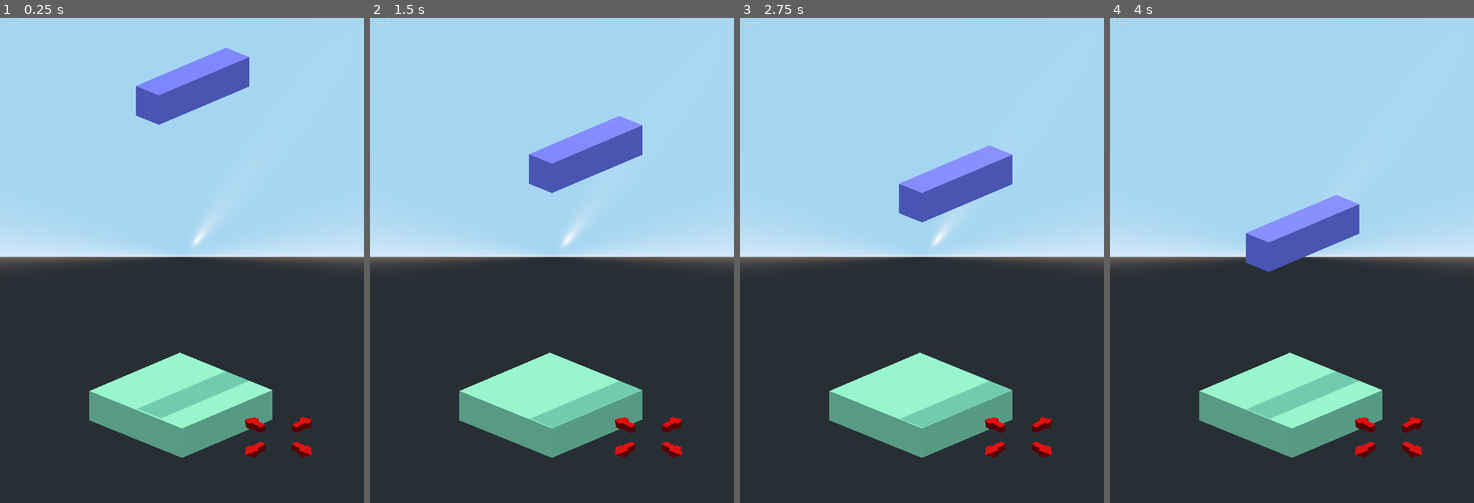
Above: before the commit, frames 1-4 (left to right).
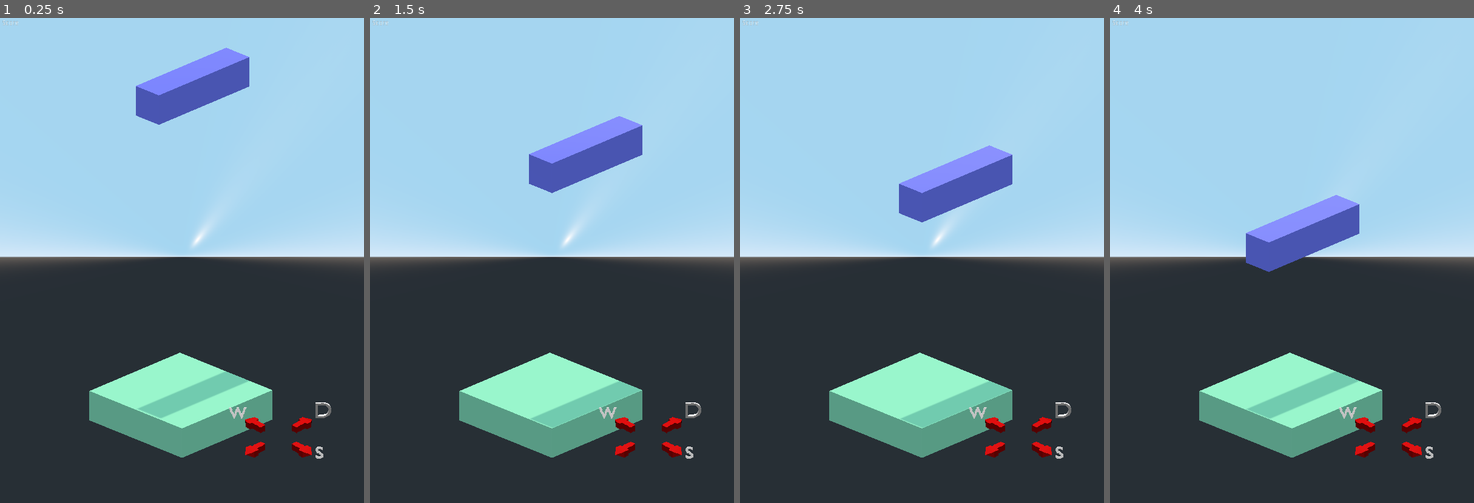
Above: after the commit, the same moments.

Repository: minifigmaster125/3DTetris
Game: Godot game, scene res://Main.tscn
Same seed, same stepped clock (60 frames per second), same inputs: the game is played once before the commit and once after it.
Inputs (mouse positions are in pixels of both pictures, inside the frame that each line leads up to):
- Up to frame 1 (0.25 s): no input
- Up to frame 2 (1.5 s): tap Enter at 0.5 s; move the mouse to (632, 236) at 0.52 s; hold D (right) 0.53-1.28 s; tap Space at 1.25 s; move the mouse to (479, 284) at 1.27 s; hold S (down) from 1.28 s (still down)
- Up to frame 3 (2.75 s): tap Enter at 2 s; move the mouse to (958, 153) at 2.02 s; release S (down) at 2.03 s; hold D (right) from 2.03 s (still down)
- Up to frame 4 (4 s): tap Space at 2.75 s; move the mouse to (1273, 357) at 2.77 s; release D (right) at 2.78 s; hold W (up) 2.78-3.53 s; tap Enter at 3.5 s; move the mouse to (1401, 333) at 3.52 s; hold A (left) from 3.53 s (still down)

The runs differ from the first frame. In frame 1, 0.2% of the frame differs, in the area x 62-91%, y 79-91%; in frame 2, 0.2%; in frame 3, 0.2%; in frame 4, 0.2%.

Commit message:
letters are coming together decently

Diff:
--- a/HeadingDisplay.gd
+++ b/HeadingDisplay.gd
@@ -2,6 +2,14 @@
 
 onready var tween = $Pivot/Tween
 
+func _ready() -> void:
+	pass
+
+func _process(delta: float) -> void:
+	if tween.is_active():
+		$Pivot/w_key.look_at(Vector3(-100, -100, -100), Vector3.UP)
+		$Pivot/s_key.look_at(Vector3(-100,-100,-100), Vector3.UP)
+		$Pivot/d_key.look_at(Vector3(-100,-100,-100), Vector3.UP)
 
 func _rotate_heading(positive) -> void:
 	print("SIGNALED")
--- a/HeadingDisplay.tscn
+++ b/HeadingDisplay.tscn
@@ -1,7 +1,10 @@
-[gd_scene load_steps=3 format=2]
+[gd_scene load_steps=6 format=2]
 
 [ext_resource path="res://arrow.glb" type="PackedScene" id=1]
 [ext_resource path="res://HeadingDisplay.gd" type="Script" id=2]
+[ext_resource path="res://w_key.glb" type="PackedScene" id=3]
+[ext_resource path="res://s_key.glb" type="PackedScene" id=4]
+[ext_resource path="res://d_key.glb" type="PackedScene" id=5]
 
 [node name="HeadingDisplay" type="Spatial"]
 script = ExtResource( 2 )
@@ -30,3 +33,12 @@
 transform = Transform( 0.14, 0, 2.44784e-08, 0, 0.14, 0, -2.44784e-08, 0, 0.14, -1, 0, 0 )
 
 [node name="Tween" type="Tween" parent="Pivot"]
+
+[node name="w_key" parent="Pivot" instance=ExtResource( 3 )]
+transform = Transform( 0.697562, -0.294802, 0.653069, 0.018278, 0.918465, 0.395081, -0.716291, -0.263656, 0.646075, -2.12856, 0, 0.153209 )
+
+[node name="s_key" parent="Pivot" instance=ExtResource( 4 )]
+transform = Transform( 0.67207, -0.249104, 0.69733, 0, 0.941717, 0.336405, -0.740488, -0.226088, 0.6329, 2.2514, 0, -0.0408915 )
+
+[node name="d_key" parent="Pivot" instance=ExtResource( 5 )]
+transform = Transform( 0.661377, 0, 0.750054, 0, 1, 0, -0.750054, 0, 0.661378, -0.080633, -0.232203, -2.53782 )
Binary file added: d_key.glb
Not shown, added: d_key.glb.import
Binary file added: key.glb
Not shown, added: key.glb.import
Binary file added: s_key.glb
Not shown, added: s_key.glb.import
Binary file added: w_key.glb
Not shown, added: w_key.glb.import
Not shown, added: key.blend
Not shown, added: key.blend1
